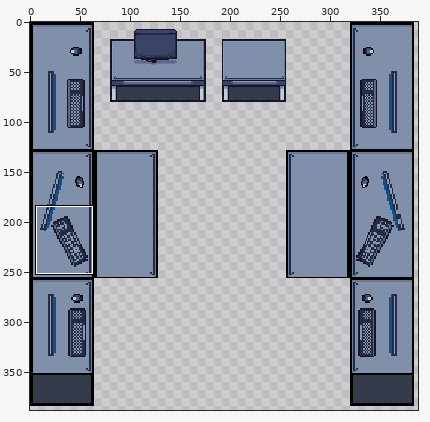
File history of a sprite sheet, assets/sprites/tilesets/side-desk.png. Above, an overview of the earlier version with the close-up marked.
Close-up. Before the commit:
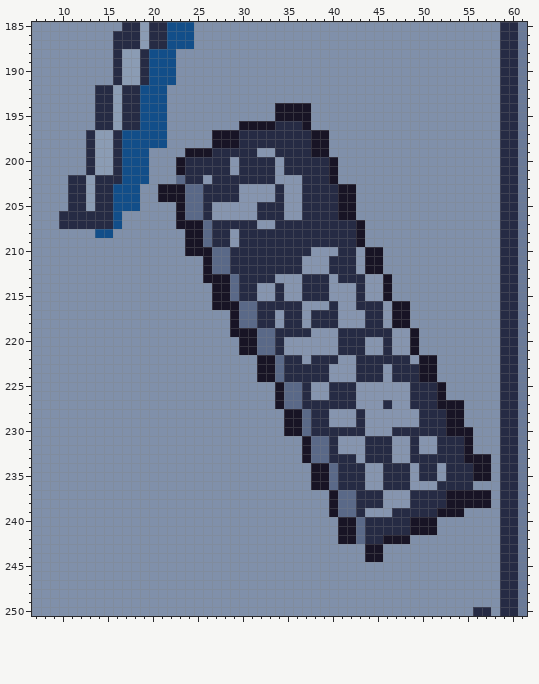
The file is 413x437 pixels. Colours within 5 levels of each other are drawn and written as one. Shown: x 7..61, y 185..250. The wide view leaves out empty margins. The commit also changed other parts of the picture, which this record leaves out.
After:
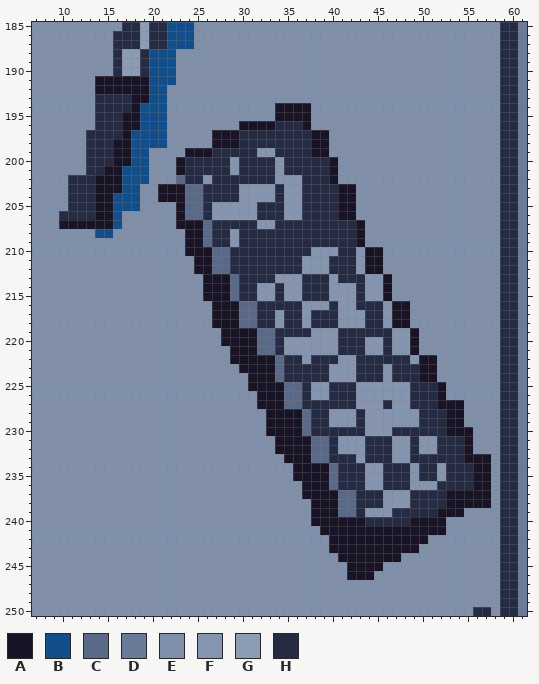
Palette (. is transparent): A #181425  B #124e89  C #5a6988  D #6a7a98  E #8090aa  F #8695af  G #8b9cb4  H #262b44
Changes in this commit:
Colour A replaces colour B in rows 192 to 193 at x 19; in rows 197 to 200 at x 17; in row 203 at x 16.
Colour A replaces colour C in rows 240 to 242 at x 43.
Colour A replaces colour E in row 191 at x 14 to 15; in rows 211 to 212 at x 25; in rows 214 to 215 at x 26; in rows 217 to 218 at x 27 to 28; in row 219 at x 28; in row 220 at x 28 to 29.
Colour A replaces colour E in row 221 at x 29; in row 222 at x 29 to 31; in row 223 at x 30 to 31; in row 224 at x 31; in row 225 at x 31 to 33; in rows 226 to 227 at x 32 to 33.
Colour A replaces colour E in rows 228 to 230 at x 33 to 34; in rows 231 to 232 at x 34 to 36; in row 233 at x 35 to 36; in rows 234 to 235 at x 36 to 37; in row 236 at x 37 and 56 to 57; in row 237 at x 37 to 39.
Colour A replaces colour E in rows 238 to 239 at x 38 to 39; in row 240 at x 38 to 40 and 52; in row 241 at x 39 to 40 and 52; in row 242 at x 40 and 49 to 50; in row 243 at x 40 to 43 and 46 to 49; in row 244 at x 41 to 43 and 46 to 47.
Colour A replaces colour E in row 245 at x 42 to 45; in row 246 at x 42 to 44.
Colour A replaces colour G in row 191 at x 17 to 18; in row 192 at x 16; in row 201 at x 15.
Colour A replaces colour H in row 191 at x 16 and 19; in row 192 at x 14 to 15 and 17 to 18; in rows 193 to 194 at x 18; in rows 195 to 196 at x 17 to 18; in rows 198 to 201 at x 16; in row 202 at x 14 to 16.
Colour A replaces colour H in rows 203 to 206 at x 14 to 15; in row 207 at x 10 to 15; in row 241 at x 44 to 48; in row 242 at x 44 to 45.
Colour H replaces colour G in rows 193 to 196 at x 16; in rows 197 to 200 at x 14 to 15; in row 201 at x 14; in rows 202 to 205 at x 13.
Changed places in both close-ups, as pixel boxes (x1, y1, x2, y2):
changed: (59, 76, 149, 229)
changed: (194, 256, 491, 580)
